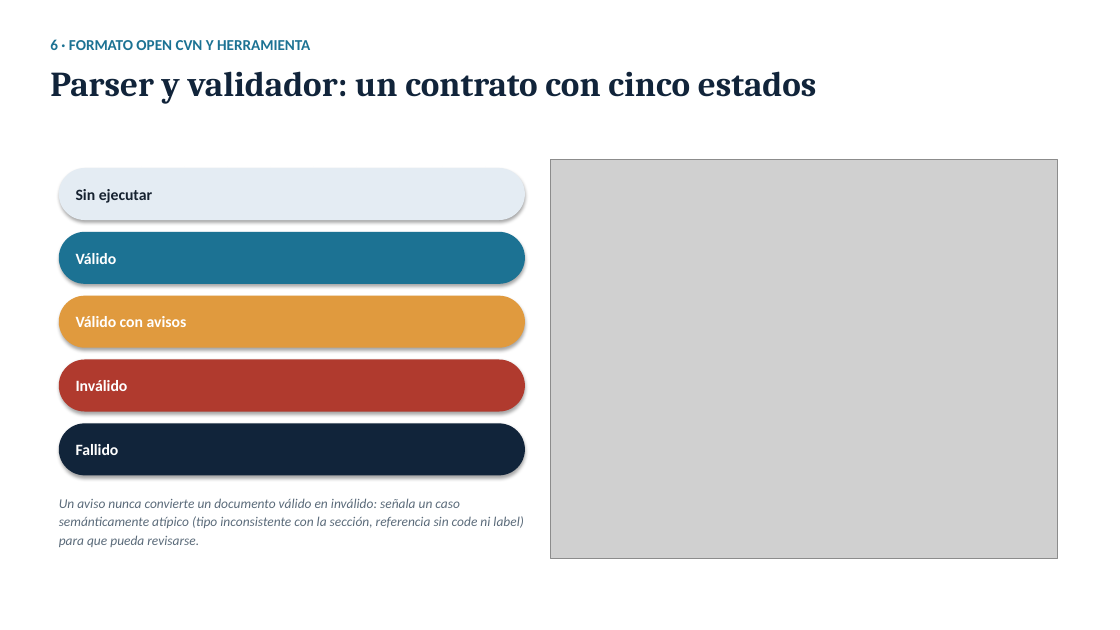
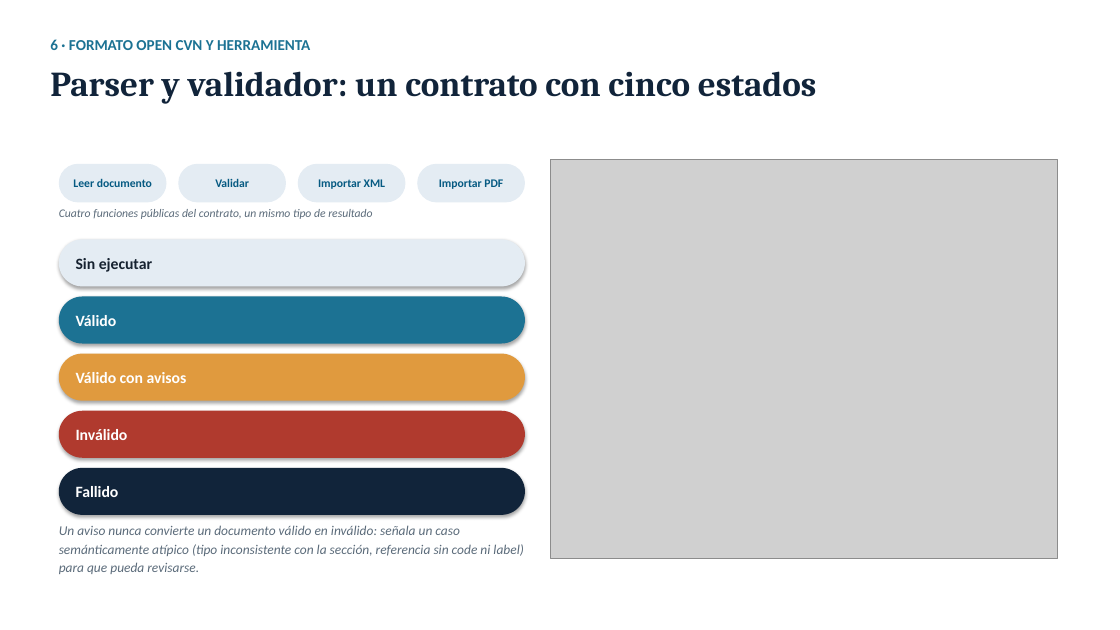
Before and after one commit to holt00/TFG-open-cnv-schema, a slide deck: slide 15 of docs/defensa/presentacion_tfg.pptx. Drawn at 1120x630 pixels with LibreOffice and Linux fonts; fonts in the diff are those of the drawing; grey boxes stand for pictures. Boxes give left, top, right and bottom in pixels: in the first picture for what was removed or moved away, otherwise in the second. Text is boxed around its words. In the diff, an @@ line names an element or a change of style, - is before the commit and + after.

```diff
--- a/docs/defensa/presentacion_tfg.pptx
+++ b/docs/defensa/presentacion_tfg.pptx
@@ rounded rectangle added at [59,164,166,202], fill #E4ECF3 @@
@@ text added at [73,178,152,187], 10 pt, text #065A82, bold @@
+Leer documento
@@ rounded rectangle added at [178,164,286,202], fill #E4ECF3 @@
@@ text added at [215,178,249,187], 10 pt, text #065A82, bold @@
+Validar
@@ rounded rectangle added at [297,164,405,202], fill #E4ECF3 @@
@@ text added at [318,179,385,189], 10 pt, text #065A82, bold @@
+Importar XML
@@ rounded rectangle added at [418,164,525,202], fill #E4ECF3 @@
@@ text added at [439,179,503,189], 10 pt, text #065A82, bold @@
+Importar PDF
@@ text added at [59,209,372,219], 10 pt, text #5B6B7A, italic @@
+Cuatro funciones públicas del contrato, un mismo tipo de resultado
@@ rounded rectangle: place and size @@
-rounded rectangle at [59,168,525,220]
+rounded rectangle at [59,239,525,287]
@@ text "Sin ejecutar": place and size @@
-text "Sin ejecutar" at [76,189,152,203]
+text "Sin ejecutar" at [76,258,152,272]
@@ rounded rectangle: place and size @@
-rounded rectangle at [59,232,525,284]
+rounded rectangle at [59,297,525,344]
@@ text "Válido": place and size @@
-text "Válido" at [76,253,117,264]
+text "Válido" at [76,315,117,326]
@@ rounded rectangle: place and size @@
-rounded rectangle at [59,296,525,348]
+rounded rectangle at [59,354,525,401]
@@ text "Válido con avisos": place and size @@
-text "Válido con avisos" at [76,316,187,327]
+text "Válido con avisos" at [76,372,187,383]
@@ rounded rectangle: place and size @@
-rounded rectangle at [59,360,525,412]
+rounded rectangle at [59,411,525,458]
@@ text "Inválido": place and size @@
-text "Inválido" at [76,380,128,391]
+text "Inválido" at [76,429,128,440]
@@ rounded rectangle: place and size @@
-rounded rectangle at [59,423,525,476]
+rounded rectangle at [59,468,525,515]
@@ text "Fallido": place and size @@
-text "Fallido" at [76,444,119,455]
+text "Fallido" at [76,486,119,497]
@@ text "Un aviso nunca convierte un ...": place and size @@
-text "Un aviso nunca convierte un ..." at [59,498,523,547]
+text "Un aviso nunca convierte un ..." at [59,525,523,574]
```
Also in this commit, not shown: 3 other slides changed, 3 other files.
